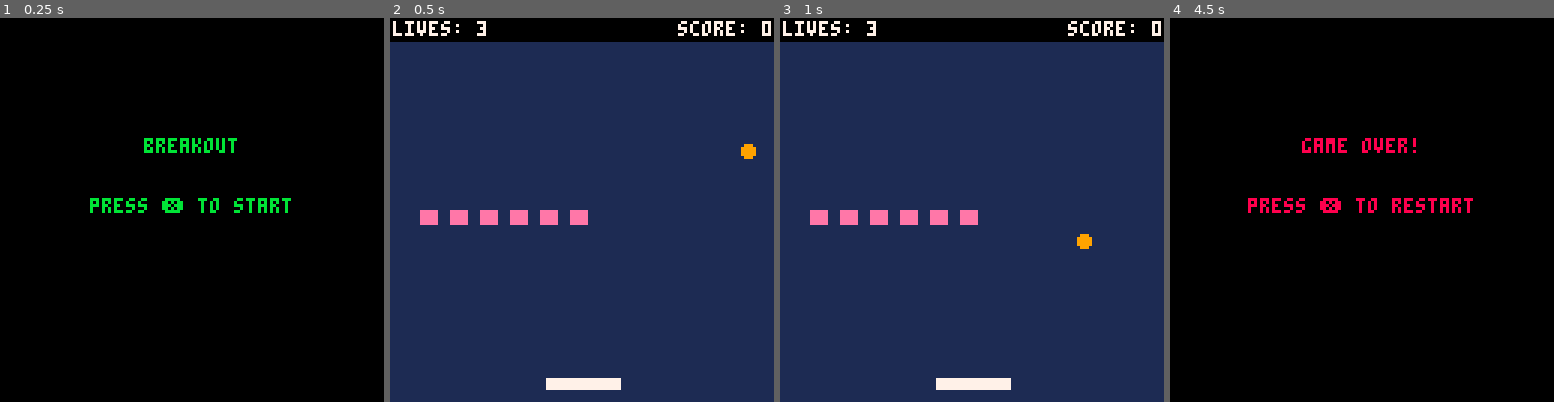
Above: before the commit, frames 1-4 (left to right).
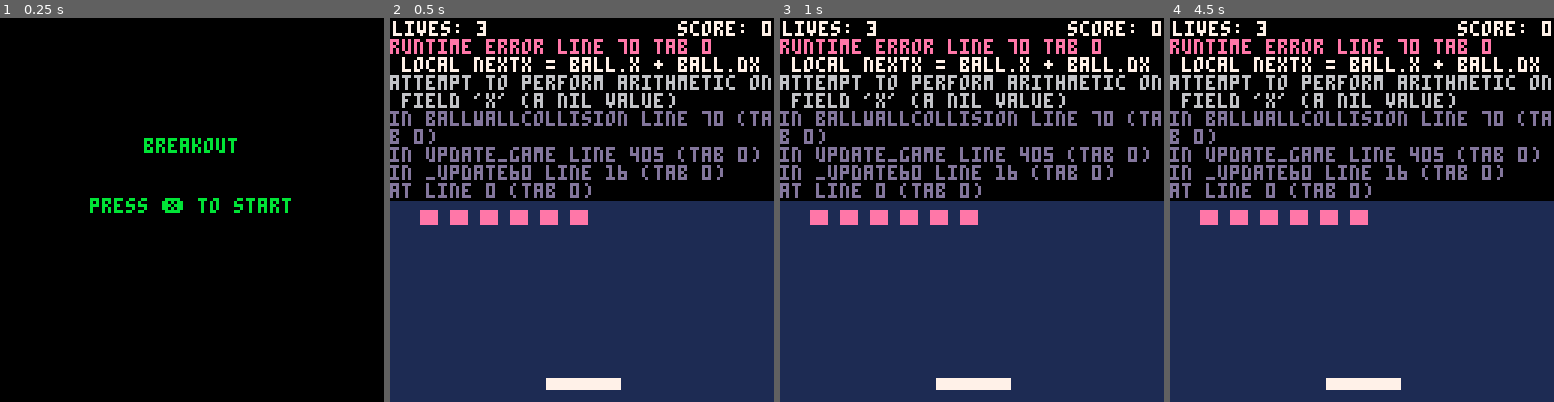
Above: after the commit, the same moments.

Repository: JordanWeatherby/pico8
Game: PICO-8 cartridge breakout.p8
Same seed, same stepped clock (60 frames per second), same inputs: the game is played once before the commit and once after it.
Inputs:
- Up to frame 1 (0.25 s): no input
- Up to frame 2 (0.5 s): tap X (X key) at 0.33 s
- Up to frame 3 (1 s): no input
- Up to frame 4 (4.5 s): tap X (X key) at 1.07, 1.85, 2.97, 4.08 s; hold Right 1.6-2.1 s; hold Right 2.47-3.03 s; hold Left 3.08-3.58 s; hold Right from 4.02 s (still down)

Frame 1 is identical in both runs. In frame 2, 42% of the frame differs, in the area x 0-100%, y 5-48%; in frame 3, 42%; in frame 4, 64%, in the area x 0-100%, y 0-100%.
Error after the commit: runtime error line 70 tab 0; local nextx = ball.x + ball.dx; attempt to perform arithmetic on field 'x' (a nil value)

Commit message:
fixed ball movement code

Diff:
--- a/breakout.p8
+++ b/breakout.p8
@@ -37,8 +37,8 @@
 
 function ballmove()
 	--move ball based on speed--
-	ball.x += ball.dx
-	ball.y += ball.dy
+	ball.x = nextx
+	ball.y = nexty
 end
 
 function padmove()
